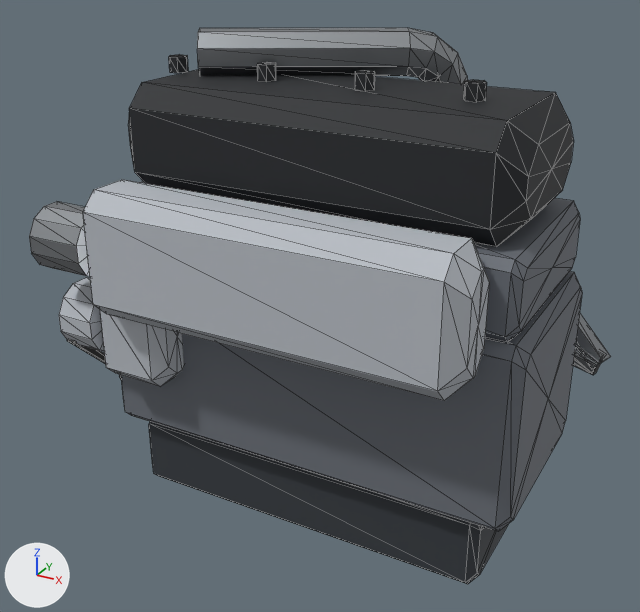
The glTF model assets/parts/engine/crate_kmw_i4_20t_trans.glb as it was, and as the next commit left it.
Both versions are drawn from a 50 mm camera at (0.472, -0.888, 0.706) aimed at (-0.026, 0.016, 0.254). The axes (+X, +Y, +Z) are drawn at lower left. The lights are the same throughout. The first picture is the older version. Mesh edges are drawn as thin lines. Vertices at exactly the same position are counted once.

Objects in the first picture: 'model'.
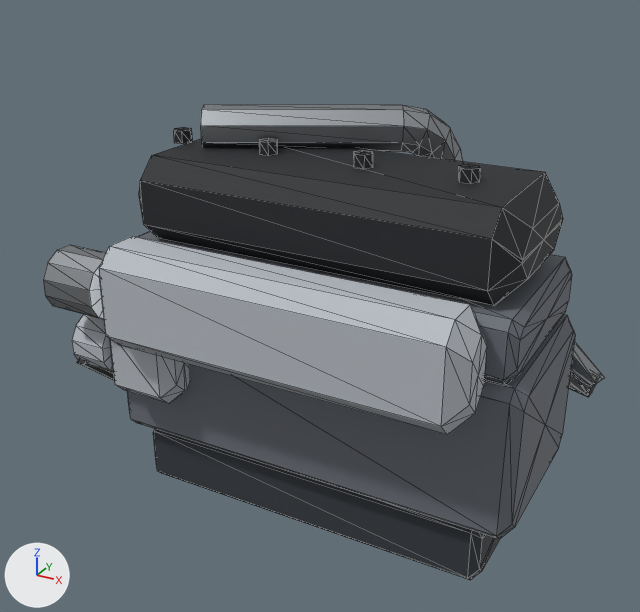
Location of each change, [x1, y1, x2, y2] in pixels of the pictures (640 x 612 px; the box of a moved part takes in the faces that stretch with it):
'model', reshaped, moved (15% shorter): before [29, 28, 611, 584]; after [43, 105, 605, 580]
part 1 of me_model, moved or reshaped: before [149, 422, 508, 584]; after [153, 429, 500, 580]
part 2 of me_model, moved or reshaped: before [121, 271, 582, 532]; after [127, 314, 575, 539]
part 3 of me_model, moved or reshaped: before [139, 181, 580, 342]; after [137, 231, 572, 385]
part 4 of me_model, moved or reshaped: before [463, 80, 487, 102]; after [458, 164, 480, 184]
part 5 of me_model, moved or reshaped: before [355, 70, 375, 91]; after [354, 150, 373, 169]
part 6 of me_model, moved or reshaped: before [257, 62, 276, 82]; after [259, 138, 277, 156]
part 7 of me_model, moved or reshaped: before [169, 55, 188, 73]; after [174, 127, 192, 144]
part 8 of me_model, added: after [72, 314, 114, 372]
part 9 of me_model, moved or reshaped (mostly hidden): before [67, 339, 106, 364]; after [77, 359, 115, 381]
part 10 of me_model, rebuilt (8% shorter): before [573, 314, 611, 375]; after [569, 341, 605, 397]
part 11 of me_model, rebuilt (10% shorter): before [29, 180, 489, 401]; after [43, 236, 487, 435]
part 12 of me_model, rebuilt: before [197, 28, 468, 84]; after [201, 105, 463, 161]
part 13 of me_model, rebuilt (6% shorter): before [128, 69, 573, 247]; after [139, 139, 563, 306]
part 14 of me_model, rebuilt (14% shorter): before [100, 310, 184, 386]; after [110, 339, 190, 404]
part 15 of me_model, deleted: before [59, 278, 104, 351]

Edits to the bpy script that builds the scene:
```text
Change me_model:
    used by ob_model
    remove me_model.from_pydata(...)  # 642 vertices, 1208 faces; spans x -1.0..1.0, y -0.85..0.85, z -0.98..0.98
    add me_model.from_pydata(...)  # 638 vertices, 1200 faces; spans x -1.0..1.0, y -0.8..0.8, z -0.83..0.83
    me_model part 1: the loose piece of 34 vertices spanning x -0.77..0.8, y -0.52..0.18, z -0.98..-0.65 is scaled about its middle by (1, 0.92, 0.806), then moved by (0.0, 0.0, 0.12)
    me_model part 2: the loose piece of 34 vertices spanning x -0.85..0.92, y -0.58..0.25, z -0.65..0.1 is scaled about its middle by (1, 0.92, 0.822), then moved by (0.0, 0.0, 0.04)
    me_model part 3: the loose piece of 34 vertices spanning x -0.81..0.88, y -0.57..0.23, z 0.1..0.39 is scaled about its middle by (1, 0.921, 0.801), then moved by (0.0, 0.0, -0.05)
    me_model part 4: the loose piece of 14 vertices spanning x 0.51..0.59, y -0.2..-0.13, z 0.8..0.87 is moved by (0.0, 0.0, -0.14)
    me_model part 5: the loose piece of 14 vertices spanning x 0.09..0.17, y -0.2..-0.13, z 0.8..0.87 is moved by (0.0, 0.0, -0.14)
    me_model part 6: the loose piece of 14 vertices spanning x -0.34..-0.26, y -0.2..-0.13, z 0.8..0.87 is moved by (0.0, 0.0, -0.14)
    me_model part 7: the loose piece of 14 vertices spanning x -0.76..-0.68, y -0.2..-0.13, z 0.8..0.87 is moved by (0.0, 0.0, -0.14)
    me_model part 8: a new loose piece, a 12-sided cylinder along x spanning x -0.97..-0.8, y -0.68..-0.45, z -0.25..-0.01, in mat_car_atlas (picture img_car_atlas)
    me_model part 9: the loose piece of 17 vertices spanning x -0.95..-0.91, y -0.73..-0.15, z -0.76..0.18 is scaled about the mesh origin by (1, 0.928, 0.841)
    me_model part 10: the loose piece of 149 vertices spanning x -0.77..1.0, y 0.39..0.75, z -0.52..0.11 is rebuilt with 149 vertices and now spans x -0.77..1.0, y 0.35..0.69, z -0.45..0.1
    me_model part 11: the loose piece of 59 vertices spanning x -0.97..0.8, y -0.85..-0.57, z -0.02..0.47 is rebuilt with 55 vertices and now spans x -0.97..0.8, y -0.8..-0.53, z -0.03..0.39
    me_model part 12: the loose piece of 50 vertices spanning x -0.65..0.38, y -0.25..0.71, z 0.05..0.98 is rebuilt with 50 vertices and now spans x -0.65..0.38, y -0.24..0.65, z 0.06..0.83
    me_model part 13: the loose piece of 34 vertices spanning x -0.77..0.84, y -0.53..0.19, z 0.39..0.8 is rebuilt with 34 vertices and now spans x -0.77..0.84, y -0.5..0.17, z 0.32..0.67
    me_model part 14: the loose piece of 34 vertices spanning x -0.8..-0.47, y -0.73..-0.49, z -0.36..0.06 is rebuilt with 34 vertices and now spans x -0.8..-0.46, y -0.68..-0.47, z -0.31..0.04
    me_model part 15: the loose piece of 26 vertices spanning x -0.97..-0.8, y -0.74..-0.46, z -0.29..-0.01 is deleted
    other edits to the shape of me_model do not show in these pictures
Change ob_model:
    ob_model.location: (0.00134, 0.0503, 0.292) -> (0.000758, 0.0491, 0.247)
```
